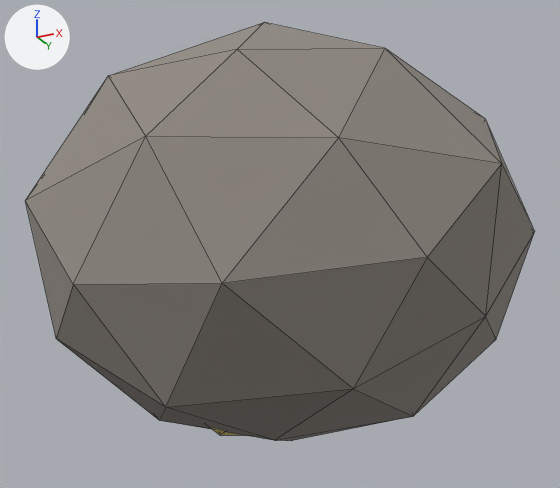
The glTF model game/isla-ancestral/assets/3d/media/15-Recursos_veta_oro.glb as it was, and as the next commit left it.
One viewpoint serves both versions: a 50 mm camera at (1.4, -2.76, -0.37) aimed at (0.0, 0.03, 0.88). The axes (+X, +Y, +Z) are drawn at upper left. The lights are the same throughout. The picture after the commit comes second. Mesh edges are drawn as thin lines. Vertices at exactly the same position are counted once.

Objects in the first picture: 'SM_VetaOro_M_Roca_Oro' and 1 more.
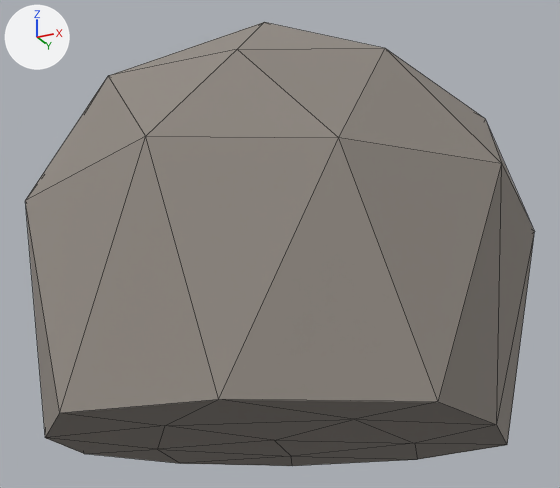
The edits, one by one:
me_sm_vetaoro_m_roca_oro has 42 vertices, 80 faces and spans x -0.97..1.02, y -0.98..1.03, z 0.05..1.71.
me_sm_vetaoro_m_roca_oro is used by ob_sm_vetaoro_m_roca_oro; location (0.0, 0.0, 0.0).
me_sm_vetaoro_m_roca_oro part 1: all 15 vertices in x -0.92..0.86, y -0.87..0.84, z 0.11..0.52 are scaled about their middle by (1, 1, 0), then moved by (0.0, 0.0, -0.27).

What differs and where, as boxes (x1, y1, x2, y2) in the pictures (560 x 488 px; the box of a moved part takes in the faces that stretch with it):
'SM_VetaOro_M_Roca_Oro', reshaped
    before: (25, 22, 534, 441)
    after: (25, 22, 534, 466)
part 1 of me_sm_vetaoro_m_roca_oro, moved or reshaped
    before: (26, 137, 534, 441)
    after: (25, 137, 534, 466)
